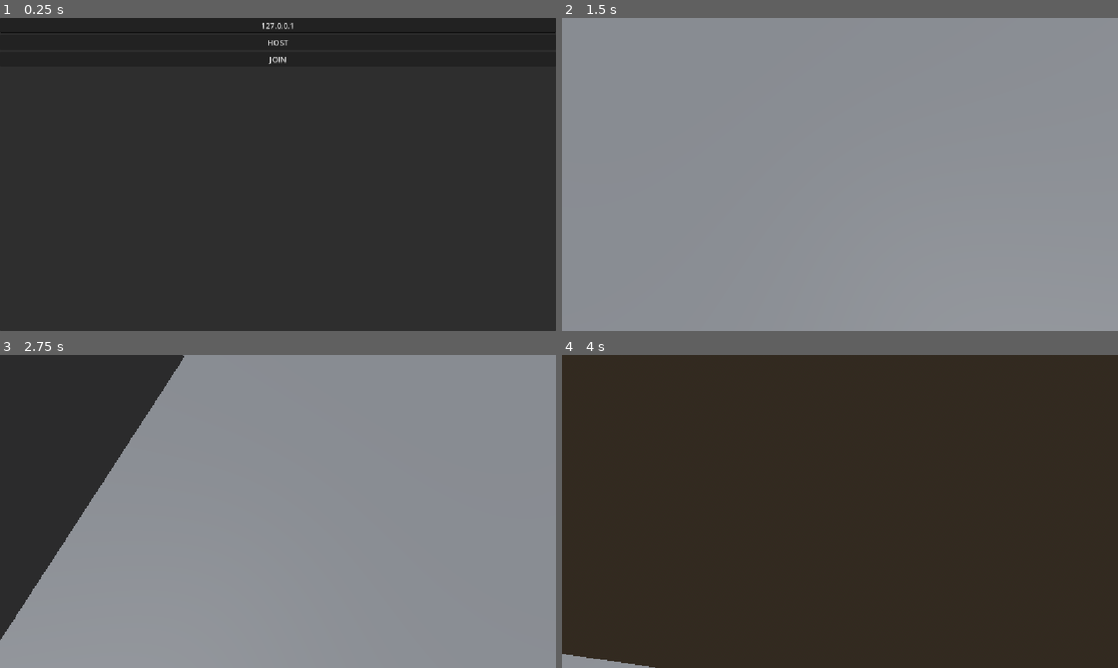
Above: before the commit, frames 1-4 (two rows, left to right).
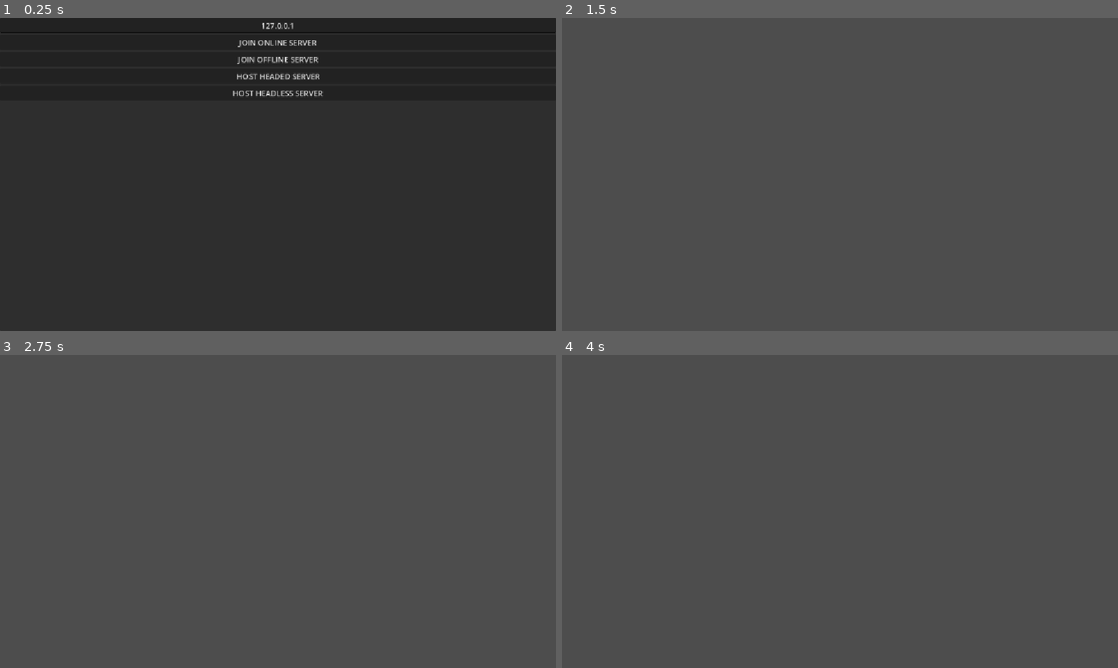
Above: after the commit, the same moments.

Repository: burvy/halcyon
Game: Godot game, scene res://scenes/main.tscn
The game is run twice, just before and just after one commit, with the same random seed, the same clock (stepped at 60 frames per second) and the same inputs.
Inputs (mouse positions are in pixels of both pictures, inside the frame that each line leads up to):
- Up to frame 1 (0.25 s): no input
- Up to frame 2 (1.5 s): click (840, 43) at 0.5 s, where only the run before the commit has a clickable "HOST"; tap Enter at 1.25 s; move the mouse to (867, 174) at 1.27 s; press the mouse at (867, 174) at 1.28 s; hold W (north) from 1.28 s (still down)
- Up to frame 3 (2.75 s): keep holding W (north); tap Space (jump) at 1.52, 2.27 s; move the mouse to (250, 511) at 2.02 s; release the mouse at (250, 511) at 2.03 s; tap Shift (sprint) at 2.1 s
- Up to frame 4 (4 s): keep holding W (north); move the mouse to (851, 505) at 2.77 s; press the mouse at (851, 505) at 2.78 s; move the mouse to (834, 517) at 3.52 s; release the mouse at (834, 517) at 3.53 s; tap Shift (sprint) at 3.6 s; tap Space (jump) at 3.77 s

The runs differ from the first frame. In frame 1, 0.7% of the frame differs, in the area x 41-59%, y 7-25%; in frame 2, 100%, in the area x 0-100%, y 0-100%; in frame 3, 100%; in frame 4, 100%.

Commit message:
feat: headed/headless hosting/joining

Diff:
--- a/scenes/main.tscn
+++ b/scenes/main.tscn
@@ -34,13 +34,23 @@
 placeholder_text = "127.0.0.1"
 alignment = 1
 
-[node name="Host" type="Button" parent="UI/MenuContainer/Menu" unique_id=611982459]
+[node name="JoinOnline" type="Button" parent="UI/MenuContainer/Menu" unique_id=1240207029]
 layout_mode = 2
-text = "HOST"
+text = "JOIN ONLINE SERVER"
 
-[node name="Join" type="Button" parent="UI/MenuContainer/Menu" unique_id=1240207029]
+[node name="JoinOffline" type="Button" parent="UI/MenuContainer/Menu" unique_id=1414306069]
 layout_mode = 2
-text = "JOIN"
+text = "JOIN OFFLINE SERVER"
 
-[connection signal="pressed" from="UI/MenuContainer/Menu/Host" to="." method="_on_host_pressed"]
-[connection signal="pressed" from="UI/MenuContainer/Menu/Join" to="." method="_on_join_pressed"]
+[node name="HostHeaded" type="Button" parent="UI/MenuContainer/Menu" unique_id=611982459]
+layout_mode = 2
+text = "HOST HEADED SERVER"
+
+[node name="HostHeadless" type="Button" parent="UI/MenuContainer/Menu" unique_id=7272190]
+layout_mode = 2
+text = "HOST HEADLESS SERVER"
+
+[connection signal="pressed" from="UI/MenuContainer/Menu/JoinOnline" to="." method="_on_join_online_pressed"]
+[connection signal="pressed" from="UI/MenuContainer/Menu/JoinOffline" to="." method="_on_join_offline_pressed"]
+[connection signal="pressed" from="UI/MenuContainer/Menu/HostHeaded" to="." method="_on_host_headed_pressed"]
+[connection signal="pressed" from="UI/MenuContainer/Menu/HostHeadless" to="." method="_on_host_headless_pressed"]
--- a/scenes/player.tscn
+++ b/scenes/player.tscn
@@ -2,6 +2,8 @@
 
 [ext_resource type="Script" uid="uid://jgvtq3qju18w" path="res://scripts/player.gd" id="1_3vyb7"]
 [ext_resource type="Script" uid="uid://cmursnrjv64nj" path="res://scripts/arms.gd" id="2_g2els"]
+
+[sub_resource type="CapsuleMesh" id="CapsuleMesh_eoo3q"]
 
 [sub_resource type="CapsuleShape3D" id="CapsuleShape3D_ir3ff"]
 
@@ -35,6 +37,9 @@
 
 [node name="PlayerModel" type="Skeleton3D" parent="." unique_id=1289631348]
 
+[node name="MeshInstance3D" type="MeshInstance3D" parent="PlayerModel" unique_id=169712633]
+mesh = SubResource("CapsuleMesh_eoo3q")
+
 [node name="PlayerCollider" type="CollisionShape3D" parent="." unique_id=594270998]
 shape = SubResource("CapsuleShape3D_ir3ff")
 
--- a/scripts/main.gd
+++ b/scripts/main.gd
@@ -5,16 +5,25 @@
 @export var players: Node
 @export var player_scene: PackedScene
 
-const PORT: int = 7777
+const PORT: int = 14641
+const WS_PORT: int = 14642
+
 const MAX_PLAYERS: int = 64
 
-
-func _on_host_pressed() -> void:
-	host_game()
+func _on_join_online_pressed() -> void:
+	join_game_online(input_address.text)
 	menu.hide()
 
-func _on_join_pressed() -> void:
-	join_game(input_address.text)
+func _on_join_offline_pressed() -> void:
+	join_game_offline(input_address.text)
+	menu.hide()
+
+func _on_host_headed_pressed() -> void:
+	host_game_headed()
+	menu.hide()
+
+func _on_host_headless_pressed() -> void:
+	host_game_headless()
 	menu.hide()
 
 func _ready() -> void:
@@ -40,13 +49,25 @@
 		p.queue_free()
 
 
-func host_game() -> void:
+func host_game_headed() -> void:
 	var peer: ENetMultiplayerPeer = ENetMultiplayerPeer.new()
 	peer.create_server(PORT, MAX_PLAYERS)
 	multiplayer.multiplayer_peer = peer
 	_spawn_player(multiplayer.get_unique_id())
 
-func join_game(address: String) -> void:
+## host the game but headless for websocket
+func host_game_headless() -> void:
+	var peer: ENetMultiplayerPeer = ENetMultiplayerPeer.new()
+	peer.create_server(WS_PORT, MAX_PLAYERS)
+	multiplayer.multiplayer_peer = peer
+
+
+func join_game_offline(address: String) -> void:
 	var peer: ENetMultiplayerPeer = ENetMultiplayerPeer.new()
 	peer.create_client(address, PORT)
 	multiplayer.multiplayer_peer = peer
+
+func join_game_online(address: String) -> void:
+	var peer: WebSocketMultiplayerPeer = WebSocketMultiplayerPeer.new()
+	peer.create_client("ws://%s:%d" % [address, WS_PORT])
+	multiplayer.multiplayer_peer = peer
